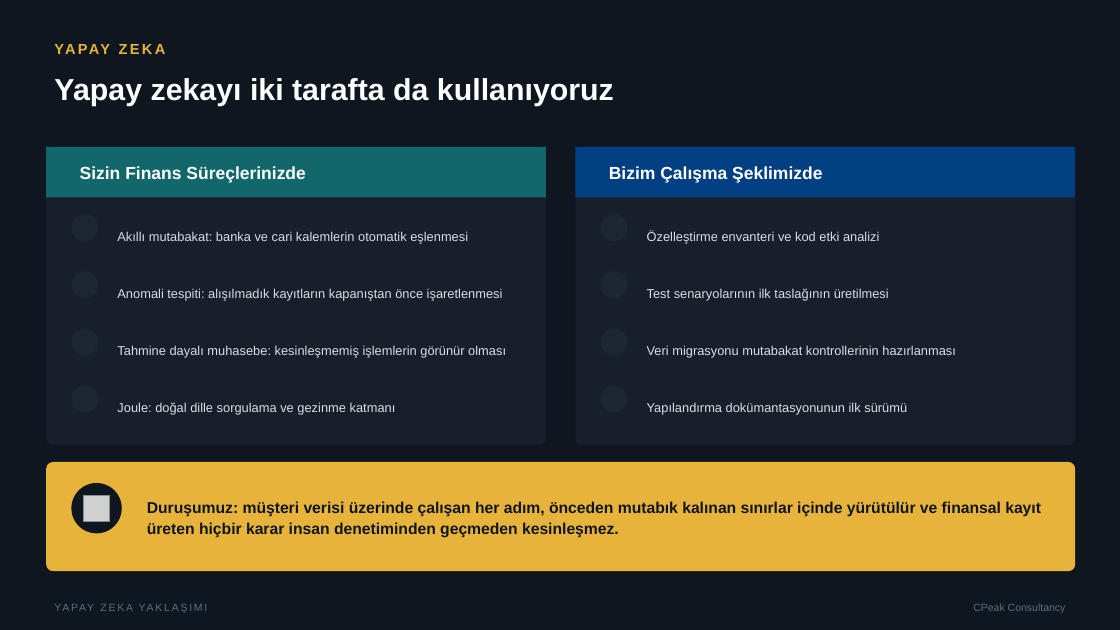
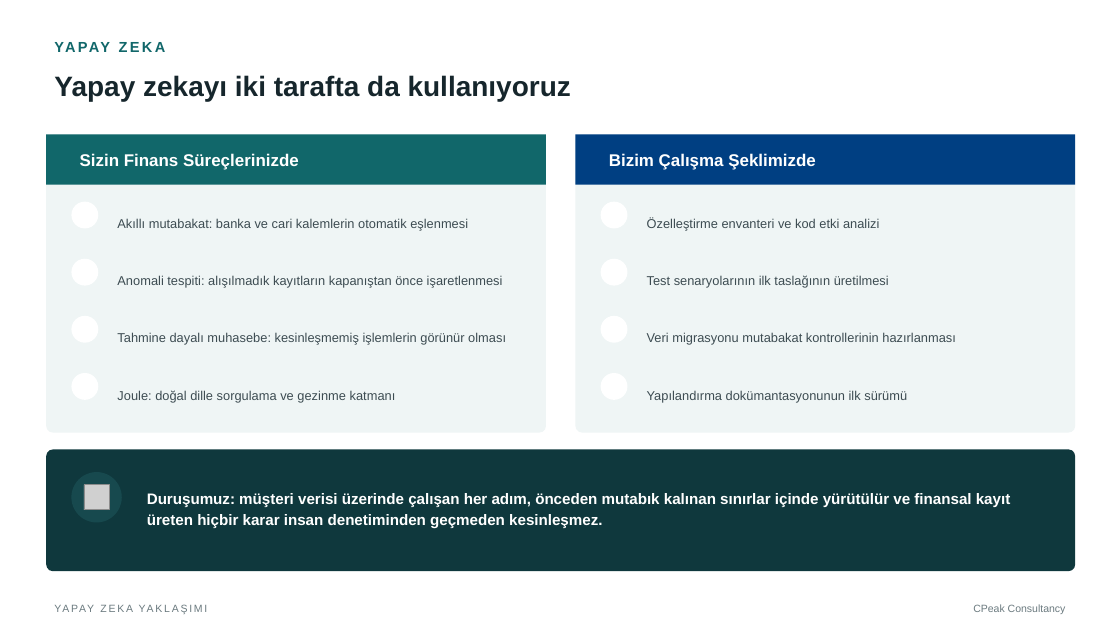
Before and after one commit to narinygt/Default, a slide deck: slide 12 of CPeak_Consultancy_Sunum.pptx. Drawn at 1120x630 pixels with LibreOffice and Linux fonts; fonts in the diff are those of the drawing; grey boxes stand for pictures; background and template pictures are left out. Boxes give left, top, right and bottom in pixels: in the first picture for what was removed or moved away, otherwise in the second. Text is boxed around its words. In the diff, an @@ line names an element or a change of style, - is before the commit and + after.

```diff
--- a/CPeak_Consultancy_Sunum.pptx
+++ b/CPeak_Consultancy_Sunum.pptx
@@ background #0E1620 to #FFFFFF @@
@@ text "Yapay zekayı iki tarafta da ..." at box(54, 75, 571, 101): size 26 to 24 pt, text colour #FFFFFF to #16262C; line spacing 28.1pt to 26.9pt @@
@@ text "YAPAY ZEKA" at box(46, 34, 1012, 60): text colour #E8B33A to #11676A @@
@@ rounded rectangle at box(46, 134, 546, 433): fill #17202A to #EFF5F5 @@
@@ text "Sizin Finans Süreçlerinizde" at box(80, 153, 299, 170): size 15 to 14.5 pt @@
@@ rounded rectangle at box(576, 134, 1075, 433): fill #17202A to #EFF5F5 @@
@@ text "Bizim Çalışma Şeklimizde" at box(609, 153, 816, 170): size 15 to 14.5 pt @@
@@ text "Akıllı mutabakat: banka ve cari ...": place and size @@
-text "Akıllı mutabakat: banka ve cari ..." at box(117, 231, 468, 244)
+text "Akıllı mutabakat: banka ve cari ..." at box(117, 218, 468, 231)
@@ text colour #D7DEE3 to #3D4C52 in 8 elements at box(117, 218, 468, 231), box(117, 275, 503, 288), box(117, 332, 506, 345), box(117, 390, 396, 403), box(647, 275, 889, 288), box(647, 332, 956, 345), box(647, 390, 907, 403), box(647, 218, 879, 231) @@
@@ text "Özelleştirme envanteri ve kod etki ...": place and size @@
-text "Özelleştirme envanteri ve kod etki ..." at box(647, 231, 879, 244)
+text "Özelleştirme envanteri ve kod etki ..." at box(647, 218, 879, 231)
@@ text "Anomali tespiti: alışılmadık kayıtların kapanıştan ...": place and size @@
-text "Anomali tespiti: alışılmadık kayıtların kapanıştan ..." at box(117, 288, 503, 301)
+text "Anomali tespiti: alışılmadık kayıtların kapanıştan ..." at box(117, 275, 503, 288)
@@ 5 ellipses, 1 picture: place and size @@
-5 ellipses, 1 picture at box(71, 214, 628, 534)
+5 ellipses, 1 picture at box(71, 202, 628, 523)
@@ text "Test senaryolarının ilk taslağının üretilmesi": place and size @@
-text "Test senaryolarının ilk taslağının üretilmesi" at box(647, 288, 889, 301)
+text "Test senaryolarının ilk taslağının üretilmesi" at box(647, 275, 889, 288)
@@ text "Tahmine dayalı muhasebe: kesinleşmemiş işlemlerin ...": place and size @@
-text "Tahmine dayalı muhasebe: kesinleşmemiş işlemlerin ..." at box(117, 345, 506, 358)
+text "Tahmine dayalı muhasebe: kesinleşmemiş işlemlerin ..." at box(117, 332, 506, 345)
@@ text "Veri migrasyonu mutabakat kontrollerinin hazırlanması": place and size @@
-text "Veri migrasyonu mutabakat kontrollerinin hazırlanması" at box(647, 345, 956, 358)
+text "Veri migrasyonu mutabakat kontrollerinin hazırlanması" at box(647, 332, 956, 345)
@@ text "Joule: doğal dille sorgulama ve ...": place and size @@
-text "Joule: doğal dille sorgulama ve ..." at box(117, 402, 396, 415)
+text "Joule: doğal dille sorgulama ve ..." at box(117, 390, 396, 403)
@@ 4 ellipses, 2 texts, 2 rectangles, 2 rounded rectangles: place and size @@
-4 ellipses, 2 texts, 2 rectangles, 2 rounded rectangles at box(46, 147, 1075, 445)
+4 ellipses, 2 texts, 2 rectangles, 2 rounded rectangles at box(46, 134, 1075, 433)
@@ fill #1D2731 to #FFFFFF in 8 elements at box(71, 202, 98, 229), box(71, 259, 98, 286), box(71, 316, 98, 343), box(71, 373, 98, 400), box(601, 202, 628, 229), box(601, 259, 628, 286), box(601, 316, 628, 343), box(601, 373, 628, 400) @@
@@ text "Yapılandırma dokümantasyonunun ilk sürümü": place and size @@
-text "Yapılandırma dokümantasyonunun ilk sürümü" at box(647, 402, 907, 415)
+text "Yapılandırma dokümantasyonunun ilk sürümü" at box(647, 390, 907, 403)
@@ rounded rectangle: place and size @@
-rounded rectangle at box(46, 462, 1075, 571)
+rounded rectangle at box(46, 450, 1075, 571)
@@ rounded rectangle at box(46, 450, 1075, 571): fill #E8B33A to #0F383D; proportions changed @@
@@ ellipse at box(71, 472, 122, 523): fill #0E1620 to #17494E @@
@@ text "Duruşumuz: müşteri verisi üzerinde çalışan ...": place and size @@
-text "Duruşumuz: müşteri verisi üzerinde çalışan ..." at box(147, 501, 1041, 538)
+text "Duruşumuz: müşteri verisi üzerinde çalışan ..." at box(147, 493, 1011, 529)
@@ text "Duruşumuz: müşteri verisi üzerinde çalışan ..." at box(147, 493, 1011, 529): size 13.5 to 13 pt, text colour #0E1620 to #FFFFFF @@
@@ text "YAPAY ZEKA YAKLAŞIMI" at box(46, 597, 550, 620): text colour #5F6D77 to #6C7B80 @@
@@ text "CPeak Consultancy" at box(973, 604, 1066, 614): text colour #5F6D77 to #6C7B80 @@
```
Also in this commit, not shown: 14 other slides changed.
